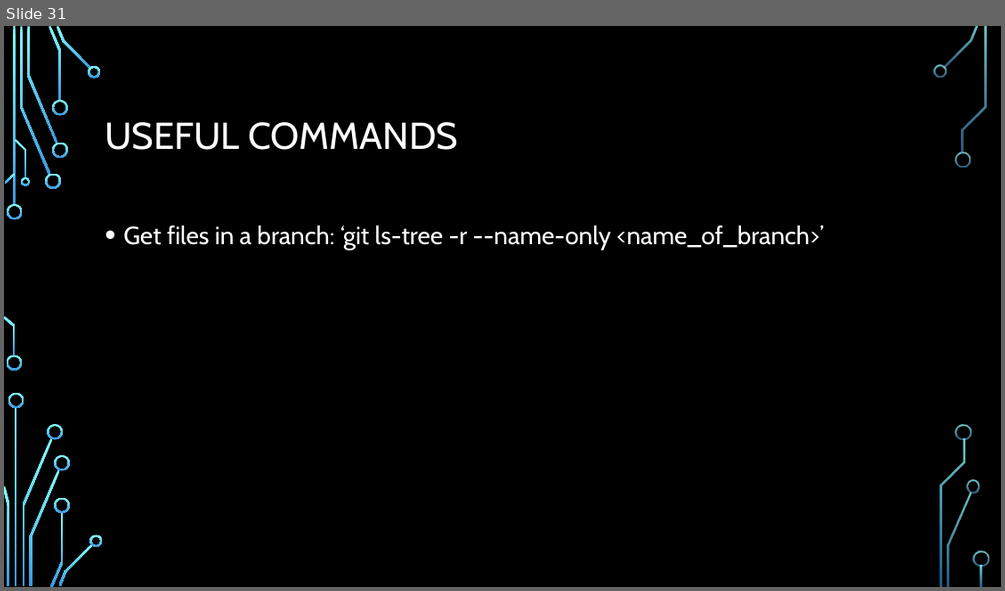
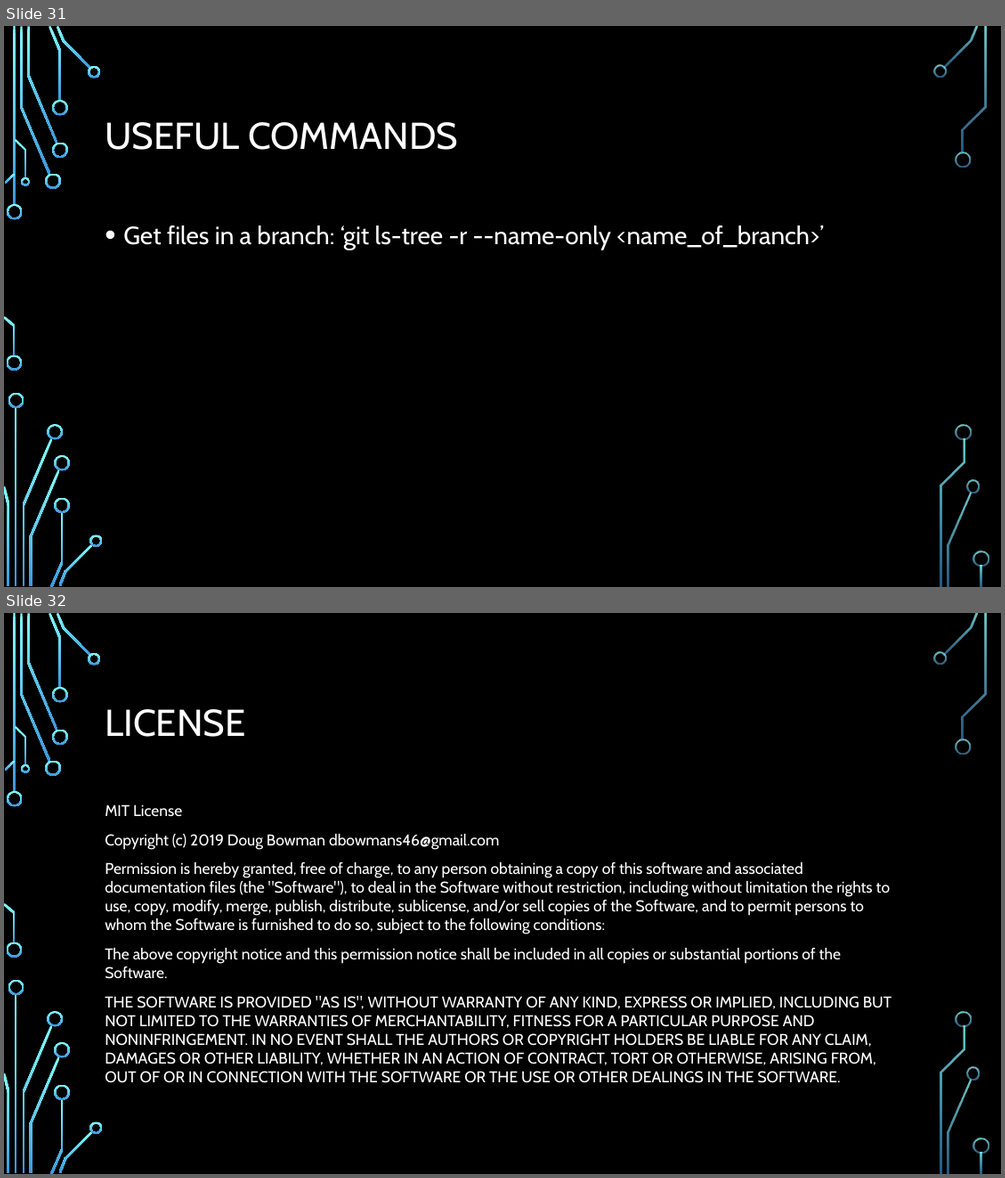
Before and after one commit to dbowmans46/PracticalProgramming, a slide deck: Git Tutorial/Git Tutorial.pptx. Shown one above the other, each under a label of ours: slide 31 before the commit, slides 31 and 32 after it. The pictures are 1005x591 and 1005x1178 pixels, drawn with LibreOffice and Linux fonts; fonts in the diff are those of the drawing; background and template pictures are left out. Boxes give left, top, right and bottom in pixels: in the first picture for what was removed or moved away, otherwise in the second. Text is boxed around its words. In the diff, an @@ line names an element or a change of style, - is before the commit and + after.

Commit message:
Added license

```diff
--- a/Git Tutorial/Git Tutorial.pptx
+++ b/Git Tutorial/Git Tutorial.pptx
@@ slide 32 added at (4,613,1001,1174), background picture (left out); not listed: 36 template elements that a slide beside it also shows @@
@@ title added at (105,709,245,737), 36 pt, text #FFFFFF @@
+LICENSE
@@ text added at (105,804,891,1083), 15 pt, text #FFFFFF @@
+MIT License
+Copyright (c) 2019 Doug Bowman dbowmans46@gmail.com
+Permission is hereby granted, free of charge, to any person obtaining a copy of this software and associated documentation files (the "Software"), to deal in the Software without restriction, including without limitation the rights to use, copy, modify, merge, publish, distribute, sublicense, and/or sell copies of the Software, and to permit persons to whom the Software is furnished to do so, subject to the following conditions:
+The above copyright notice and this permission notice shall be included in all copies or substantial portions of the Software.
+THE SOFTWARE IS PROVIDED "AS IS", WITHOUT WARRANTY OF ANY KIND, EXPRESS OR IMPLIED, INCLUDING BUT NOT LIMITED TO THE WARRANTIES OF MERCHANTABILITY, FITNESS FOR A PARTICULAR PURPOSE AND NONINFRINGEMENT. IN NO EVENT SHALL THE AUTHORS OR COPYRIGHT HOLDERS BE LIABLE FOR ANY CLAIM, DAMAGES OR OTHER LIABILITY, WHETHER IN AN ACTION OF CONTRACT, TORT OR OTHERWISE, ARISING FROM, OUT OF OR IN CONNECTION WITH THE SOFTWARE OR THE USE OR OTHER DEALINGS IN THE SOFTWARE.
```
